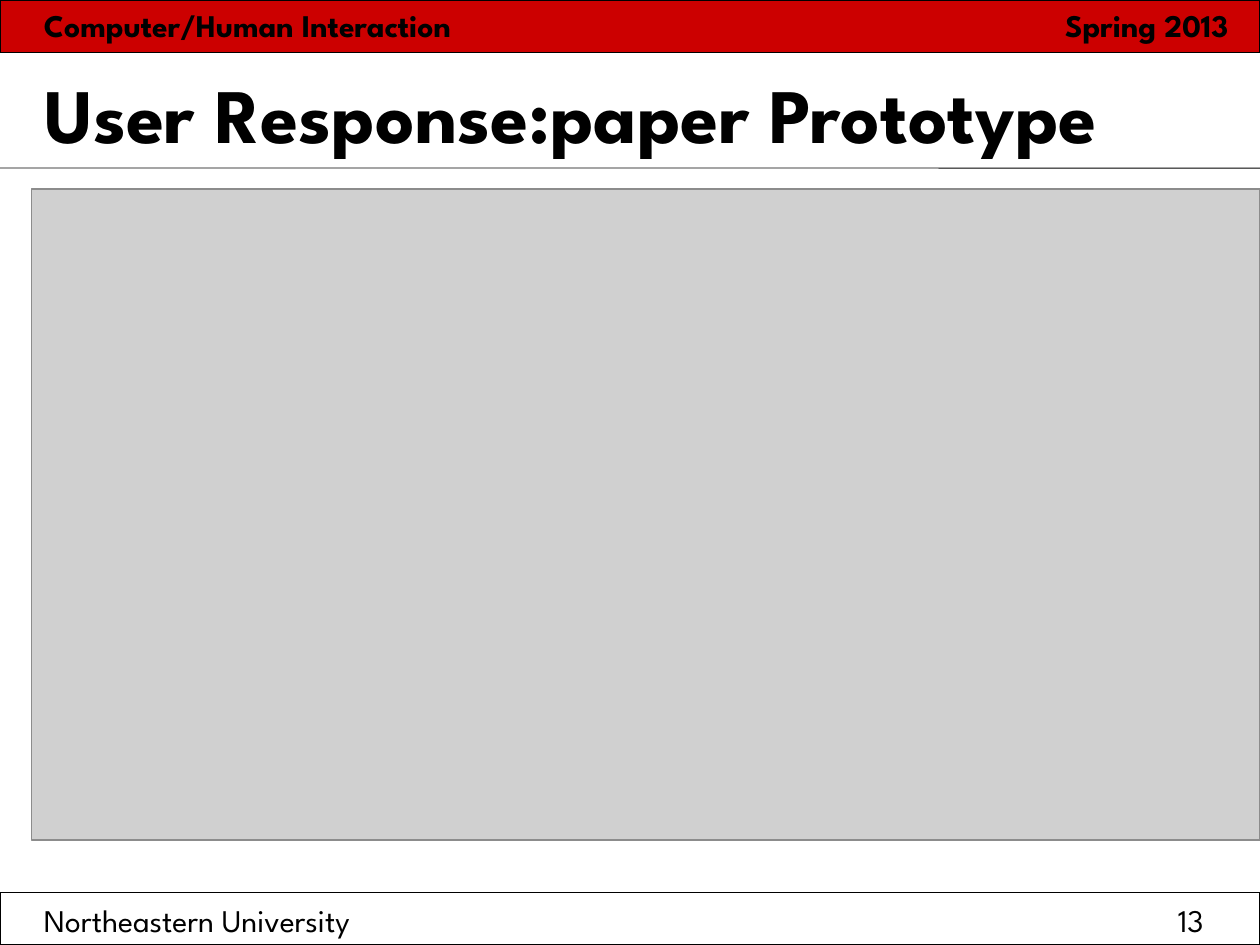
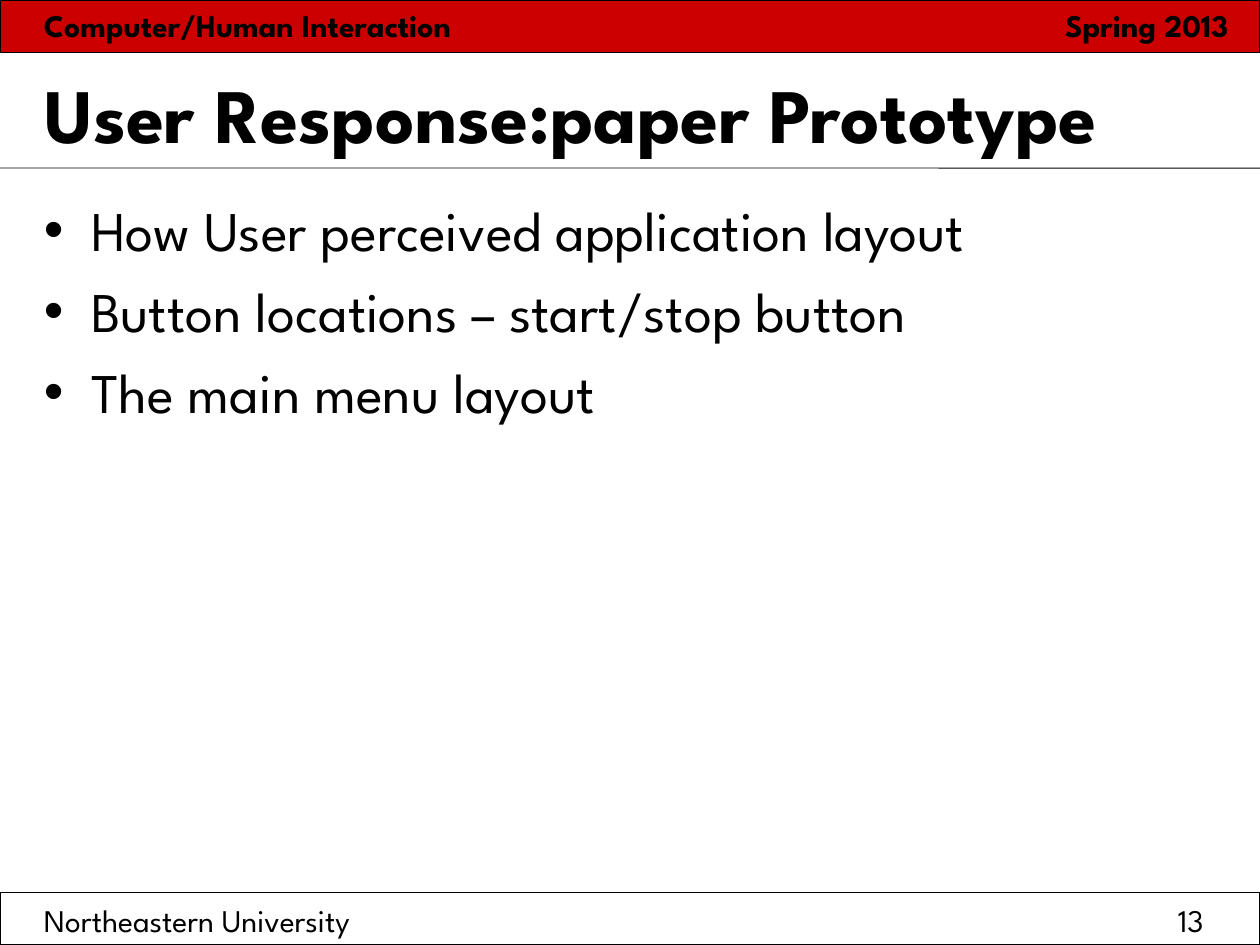
Before and after one commit to hci2014/sandbox, a slide deck: slide 13 of FinalPresentationTemplate.ppt. Drawn at 1260x945 pixels with LibreOffice and Linux fonts; fonts in the diff are those of the drawing; grey boxes stand for pictures. Boxes give left, top, right and bottom in pixels: in the first picture for what was removed or moved away, otherwise in the second. Text is boxed around its words. In the diff, an @@ line names an element or a change of style, - is before the commit and + after.

```diff
--- a/FinalPresentationTemplate.ppt
+++ b/FinalPresentationTemplate.ppt
@@ picture removed at bbox=[32, 189, 1260, 840] @@
@@ text added at bbox=[91, 212, 964, 425], 32 pt, text #000000 @@
+• How User perceived application layout
+• Button locations – start/stop button
+• The main menu layout
```
Also in this commit, not shown: 9 other slides changed, 1 other file.
